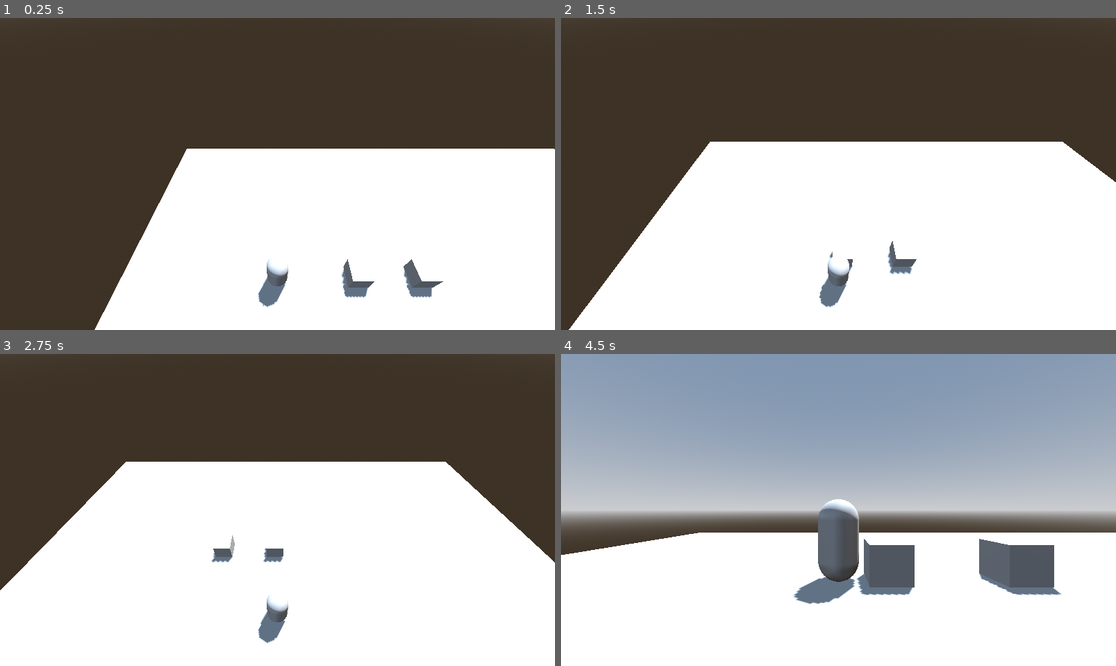
Above: before the commit, frames 1-4 (two rows, left to right).
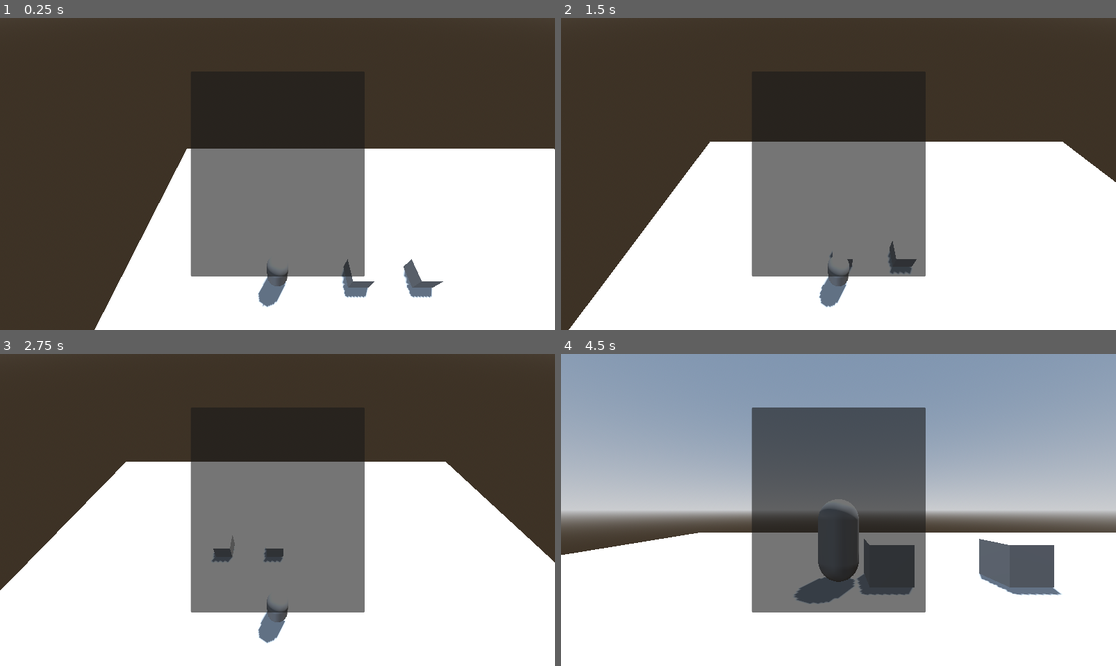
Above: after the commit, the same moments.

Repository: abody2k/Of-mice-and-cheese
Game: Godot game, scene res://scenes/main.tscn
The game is run twice, just before and just after one commit, with the same random seed, the same clock (stepped at 60 frames per second) and the same inputs.
Inputs:
- Up to frame 1 (0.25 s): no input
- Up to frame 2 (1.5 s): tap Enter (ui_accept) at 0.5, 0.77 s; hold Right (ui_right) 0.53-1.28 s; tap F (switch_views) at 0.6, 1.35 s; hold Down (ui_down) from 1.28 s (still down)
- Up to frame 3 (2.75 s): tap Enter (ui_accept) at 1.52 s; release Down (ui_down) at 2.03 s; hold Right (ui_right) from 2.03 s (still down); tap F (switch_views) at 2.1 s
- Up to frame 4 (4.5 s): release Right (ui_right) at 2.78 s; hold Up (ui_up) 2.78-3.53 s; tap F (switch_views) at 2.85, 3.6, 4.35 s; tap Enter (ui_accept) at 3.02, 3.77 s; hold Left (ui_left) from 3.53 s (still down)

The runs differ from the first frame. In frame 1, 13% of the frame differs, in the area x 34-66%, y 41-83%; in frame 2, 14%; in frame 3, 15%; in frame 4, 20%, in the area x 34-66%, y 17-83%.

Commit message:
fixing spawning bug

Diff:
--- a/scenes/main.tscn
+++ b/scenes/main.tscn
@@ -92,7 +92,7 @@
 curve = SubResource("Curve3D_jyhfs")
 
 [node name="follow" type="PathFollow3D" parent="paths/3" unique_id=1861191831]
-transform = Transform3D(-0.22282445, 0, 0.9748578, 0, 1, 0, -0.9748578, 0, -0.22282445, 6.76529, 0, 1.2182707)
+transform = Transform3D(-0.22282444, 0, 0.9748577, 0, 1, 0, -0.9748577, 0, -0.22282444, 6.76529, 0, 1.2182707)
 
 [node name="pressure_point" parent="paths/3" unique_id=245685369 instance=ExtResource("2_0wfyh")]
 transform = Transform3D(1, 0, 0, 0, 1, 0, 0, 0, 1, -1, 0, 0)
@@ -120,6 +120,29 @@
 transform = Transform3D(1, 0, 0, 0, 1, 0, 0, 0, 1, 0, -0.97467875, 0)
 shape = SubResource("ConcavePolygonShape3D_sugp2")
 
+[node name="Control" type="Control" parent="." unique_id=1544721477]
+layout_mode = 3
+anchors_preset = 15
+anchor_right = 1.0
+anchor_bottom = 1.0
+grow_horizontal = 2
+grow_vertical = 2
+
+[node name="CanvasLayer" type="CanvasLayer" parent="Control" unique_id=2117480871]
+
+[node name="Panel" type="Panel" parent="Control/CanvasLayer" unique_id=1991983205]
+anchors_preset = -1
+anchor_left = 0.34300002
+anchor_top = 0.171
+anchor_right = 0.657
+anchor_bottom = 0.82900006
+offset_left = 0.36398315
+offset_top = 0.19200134
+offset_right = -0.36401367
+offset_bottom = -0.1920166
+grow_horizontal = 2
+grow_vertical = 2
+
 [connection signal="timeout" from="rain" to="." method="_on_rain_timeout"]
 [connection signal="timeout" from="raining" to="." method="_on_raining_timeout"]
 [connection signal="timeout" from="waves" to="." method="_on_waves_timeout"]
--- a/scripts/main.gd
+++ b/scripts/main.gd
@@ -163,7 +163,7 @@
 	match  randi_range(0,2):
 		0:
 			var rat = RAT.instantiate()
-			get_node(str(randi_range(0,3))+"/follow").add_child(rat)
+			get_node("paths/"+str(randi_range(0,3))+"/follow").add_child(rat)
 
 		1:
 			pass
